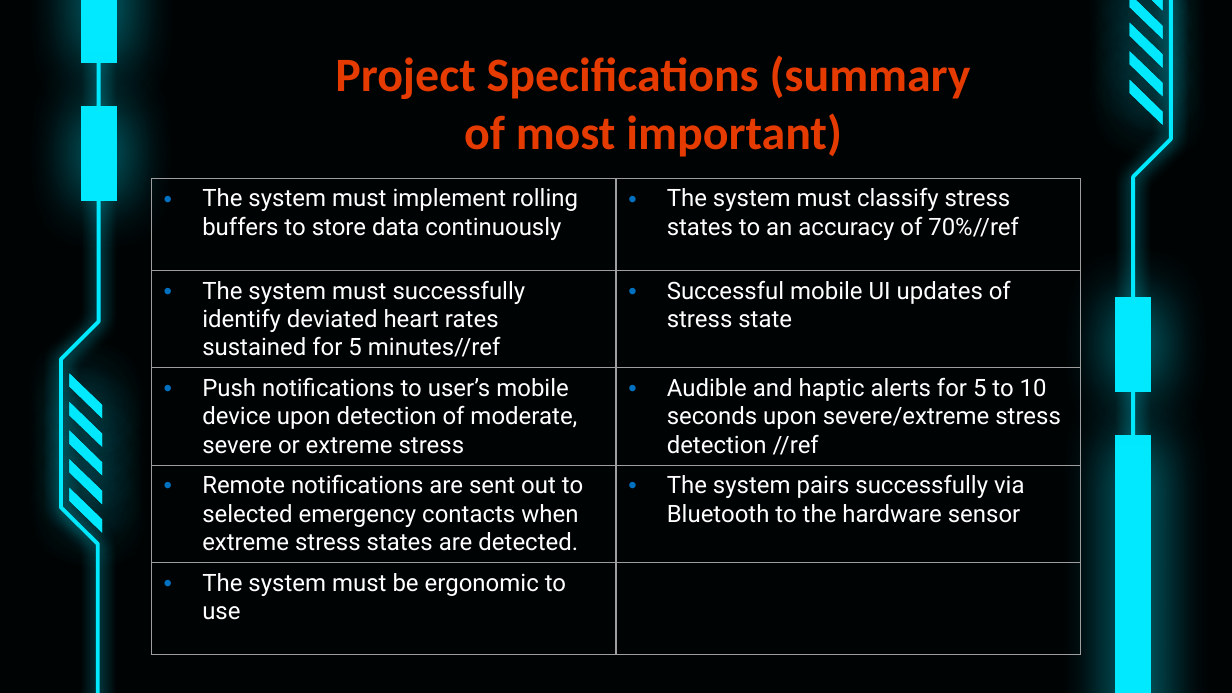
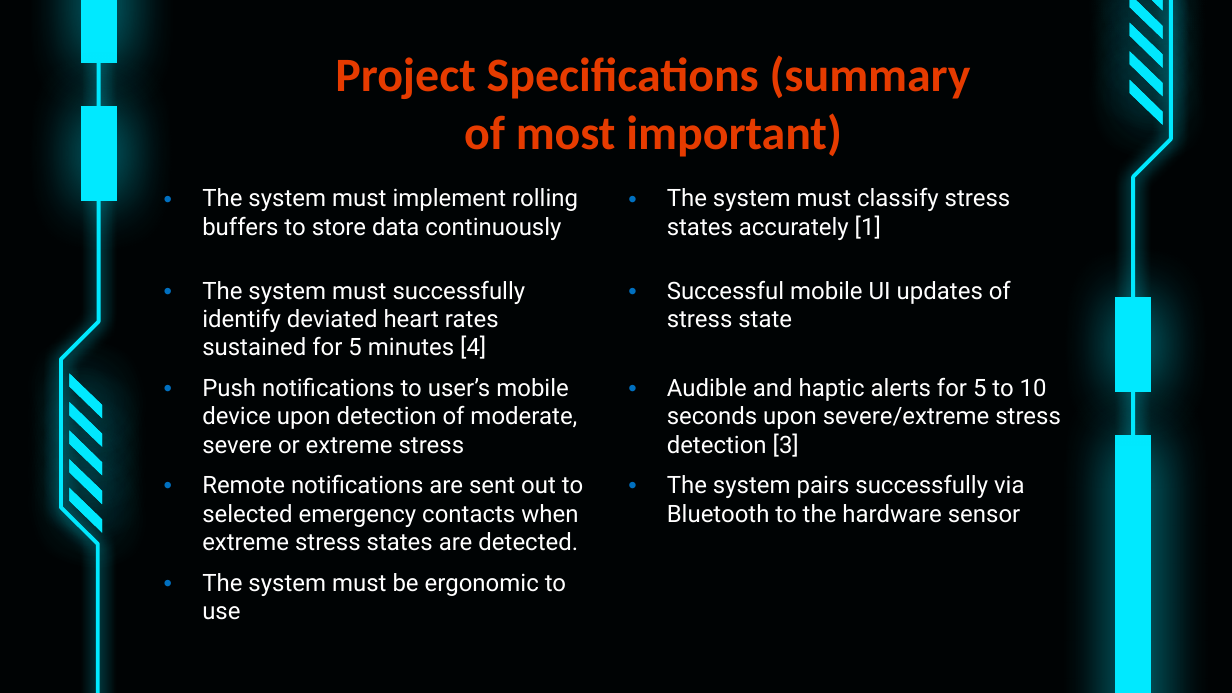
Before and after one commit to brainiac1909-prog/The_Vitality_Watchdog, a slide deck: slide 5 of P2/PRES.pptx (slide 4 before the commit). Drawn at 1232x693 pixels with LibreOffice and Linux fonts; fonts in the diff are those of the drawing. Boxes give left, top, right and bottom in pixels: in the first picture for what was removed or moved away, otherwise in the second. Text is boxed around its words. In the diff, an @@ line names an element or a change of style, - is before the commit and + after.

```diff
--- a/P2/PRES.pptx
+++ b/P2/PRES.pptx
@@ table at [152,179,1080,658] @@
-row 1, column 2: The system must classify stress states to an accuracy of 70%//ref
+row 1, column 2: The system must classify stress states accurately [1]
-row 2, column 1: The system must successfully identify deviated heart rates sustained for 5 minutes//ref
+row 2, column 1: The system must successfully identify deviated heart rates sustained for 5 minutes [4]
-row 3, column 2: Audible and haptic alerts for 5 to 10 seconds upon severe/extreme stress detection //ref
+row 3, column 2: Audible and haptic alerts for 5 to 10 seconds upon severe/extreme stress detection [3]
@@ borders changed @@
```
Also in this commit, not shown: 5 other slides changed, 5 slides added, 3 slides removed.
